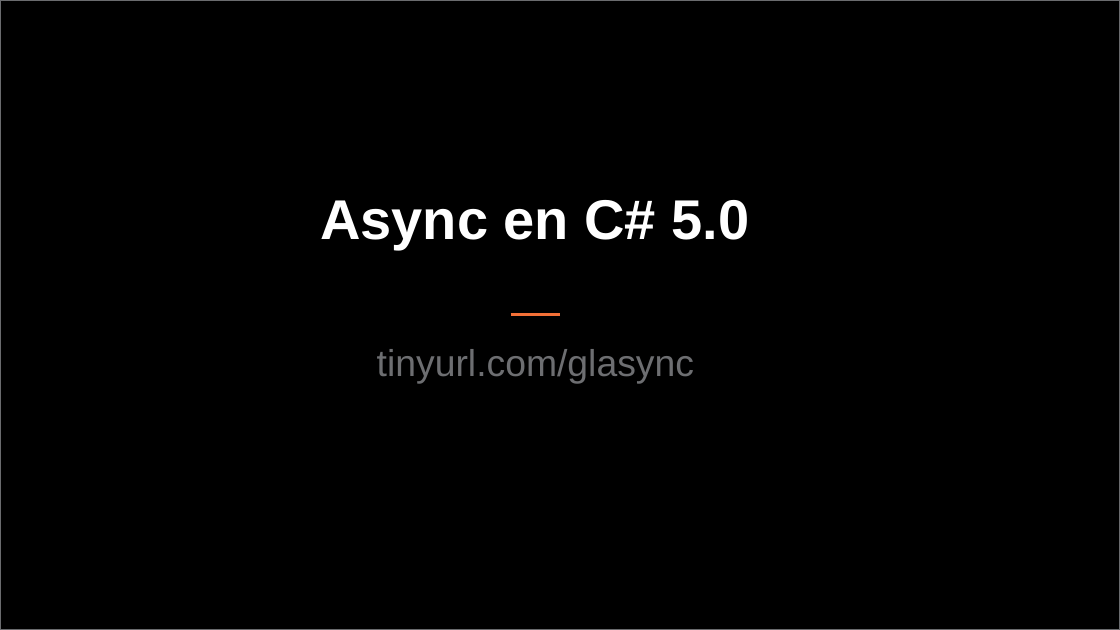
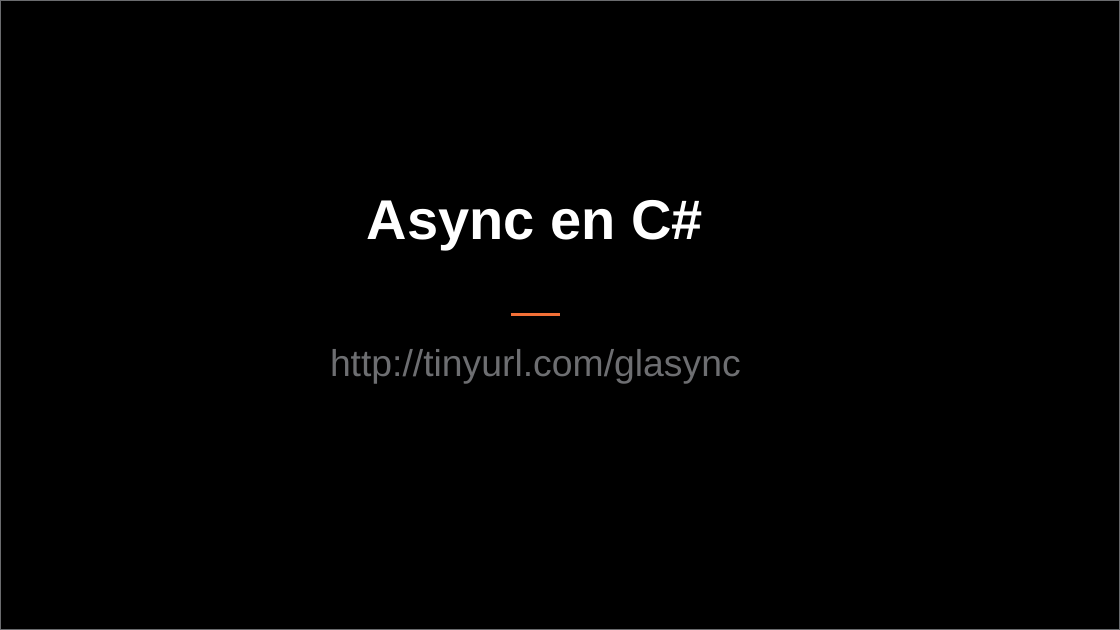
Before and after one commit to matiasurrutia/async, a slide deck: slide 2 of AsyncCSharp50_SP.pptx. Drawn at 1120x630 pixels with LibreOffice and Linux fonts; fonts in the diff are those of the drawing; background and template pictures are left out. Boxes give left, top, right and bottom in pixels: in the first picture for what was removed or moved away, otherwise in the second. Text is boxed around its words. In the diff, an @@ line names an element or a change of style, - is before the commit and + after.

Commit message:
Updating ppt and code

```diff
--- a/AsyncCSharp50_SP.pptx
+++ b/AsyncCSharp50_SP.pptx
@@ text at box(367, 200, 703, 248): text changed @@
-Async en C# 5.0
+Async en C#
@@ text at box(330, 349, 741, 383): text changed @@
-tinyurl.com/glasync
+http://tinyurl.com/glasync
```
Also in this commit, not shown: 4 other files.
